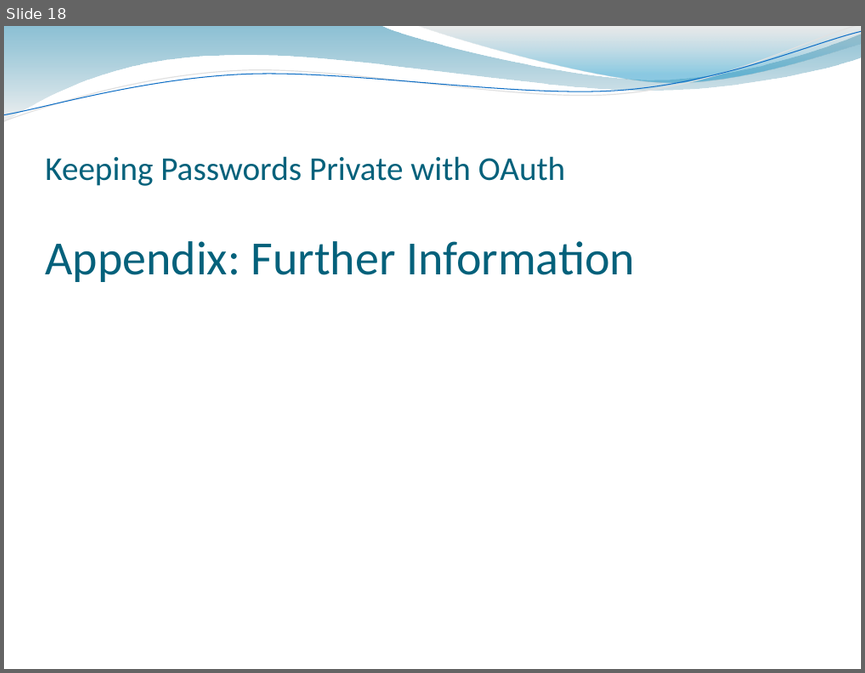
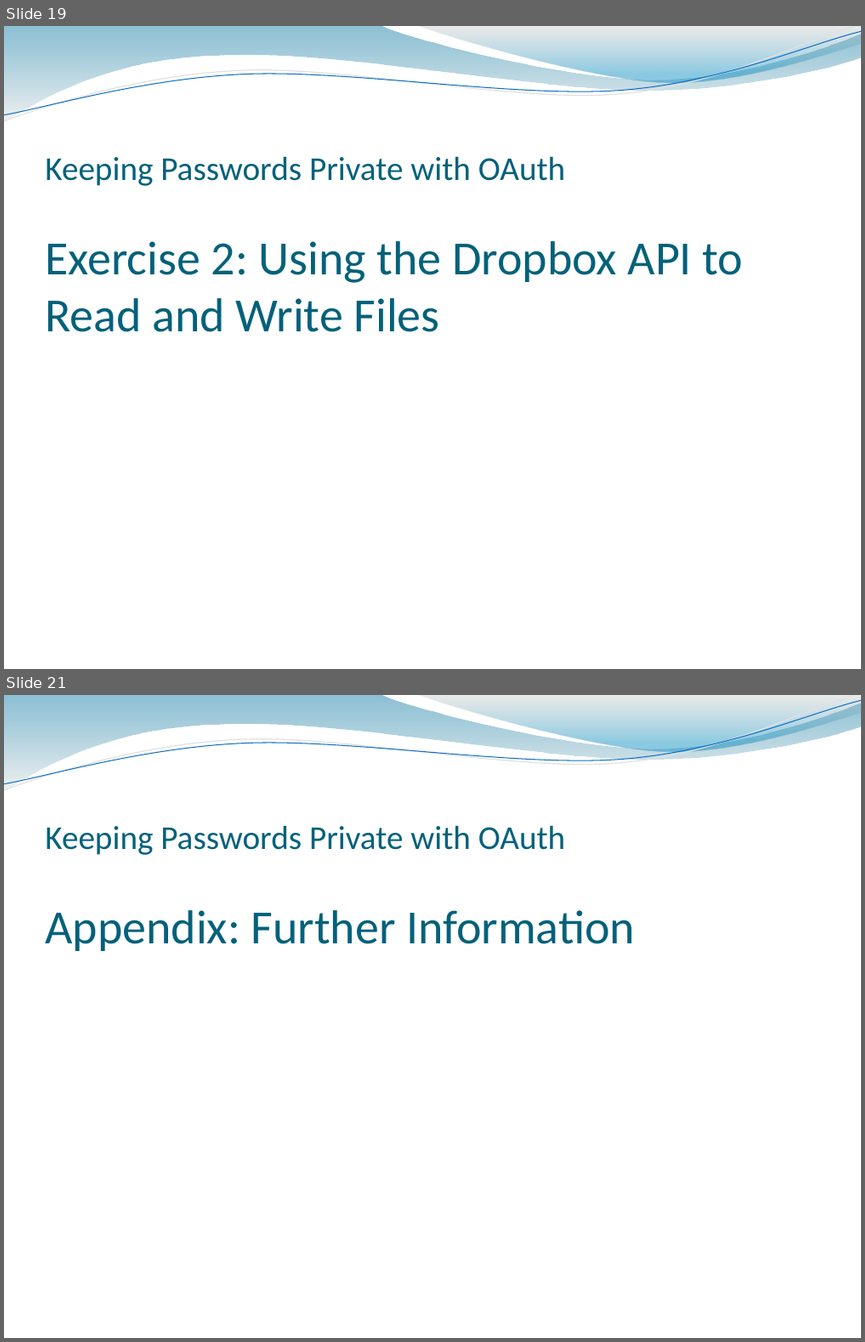
Before and after one commit to rozanski/bcs_spa14, a slide deck: session-materials/Oauth-Session.pptx. Shown one above the other, each under a label of ours: slide 18 before the commit, slides 19 and 21 after it; the slides between them are not shown. The pictures are 865x673 and 865x1342 pixels, drawn with LibreOffice and Linux fonts; fonts in the diff are those of the drawing. Boxes give left, top, right and bottom in pixels: in the first picture for what was removed or moved away, otherwise in the second. Text is boxed around its words. In the diff, an @@ line names an element or a change of style, - is before the commit and + after.

Commit message:
updated presentation with more detail on the exercise

```diff
--- a/session-materials/Oauth-Session.pptx
+++ b/session-materials/Oauth-Session.pptx
@@ slide 19 added at (4, 26, 861, 669), background #FFFFFF; not listed: 4 template elements that a slide beside it also shows @@
@@ text added at (45, 156, 744, 332), 40 pt, text #04617B @@
+Keeping Passwords Private with OAuth
+Exercise 2: Using the Dropbox API to Read and Write Files
@@ what was slide 18 is now slide 21 @@
```
Also in this commit, not shown: 17 slides changed, 2 other slides added, 2 other files.
